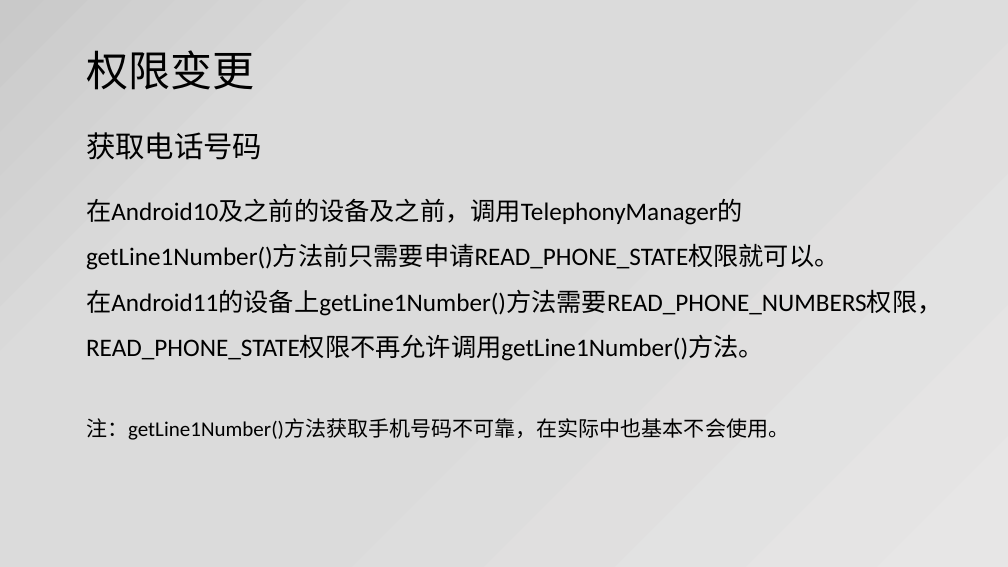
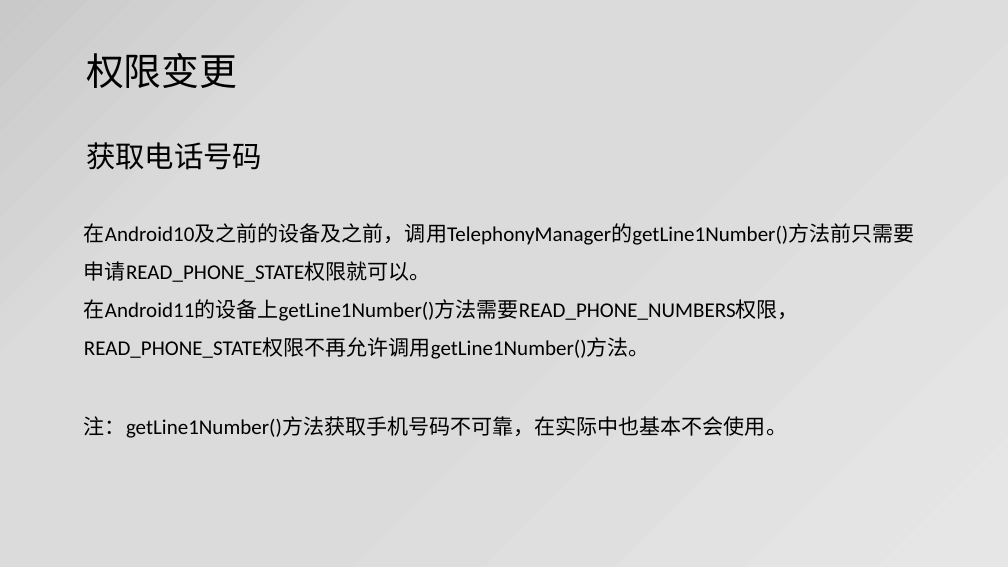
Before and after one commit to jianjunxiao/Adaptation, a slide deck: slide 25 of Android10、11适配.pptx. Drawn at 1008x567 pixels with LibreOffice and Linux fonts; fonts in the diff are those of the drawing. Boxes give left, top, right and bottom in pixels: in the first picture for what was removed or moved away, otherwise in the second. Text is boxed around its words. In the diff, an @@ line names an element or a change of style, - is before the commit and + after.

```diff
--- a/Android10、11适配.pptx
+++ b/Android10、11适配.pptx
@@ title "权限变更" at [86,53,237,88]: size 40 to 36 pt @@
@@ text "获取电话号码": place and size @@
-text "获取电话号码" at [86,132,262,160]
+text "获取电话号码" at [86,142,262,170]
@@ text "在Android10及之前的设备及之前，调用TelephonyManager的getLine1Number()方法前只需 ...": place and size @@
-text "在Android10及之前的设备及之前，调用TelephonyManager的getLine1Number()方法前只需 ..." at [86,199,942,440]
+text "在Android10及之前的设备及之前，调用TelephonyManager的getLine1Number()方法前只需 ..." at [84,223,915,438]
@@ text at [84,223,915,359]: size 24 to 20 pt in "在Android10及之前的设备及之前，调用TelephonyManager的getLine1Number()方法前只需 ...", "在Android11的设备上getLine1Number()方法需要READ_PHONE_NUMBERS权限，", "READ_PHONE_STATE权限不再允许调用getLine1Number()方法。" @@
```
Also in this commit, not shown: 25 other slides changed, 4 slides added, 7 other files.
